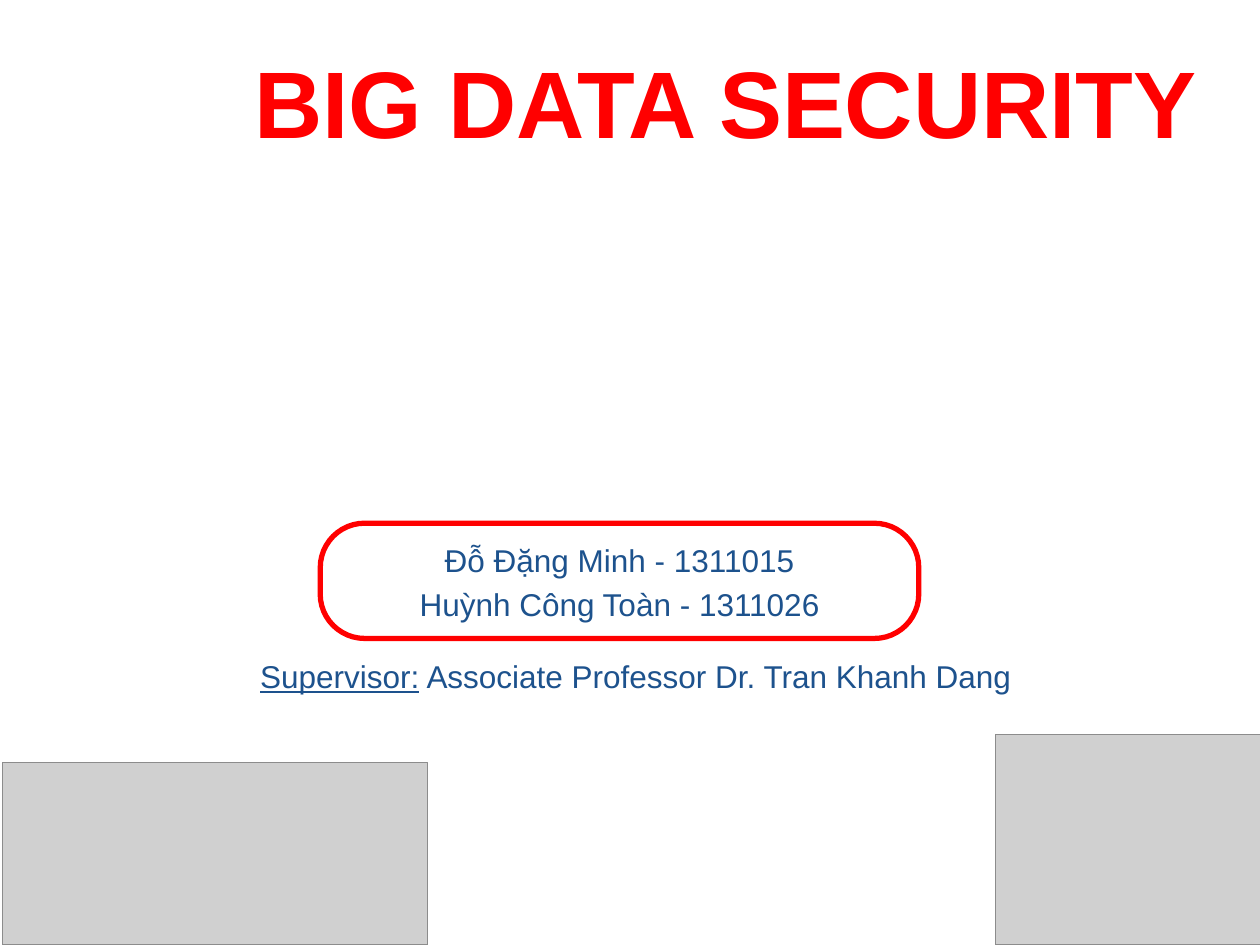
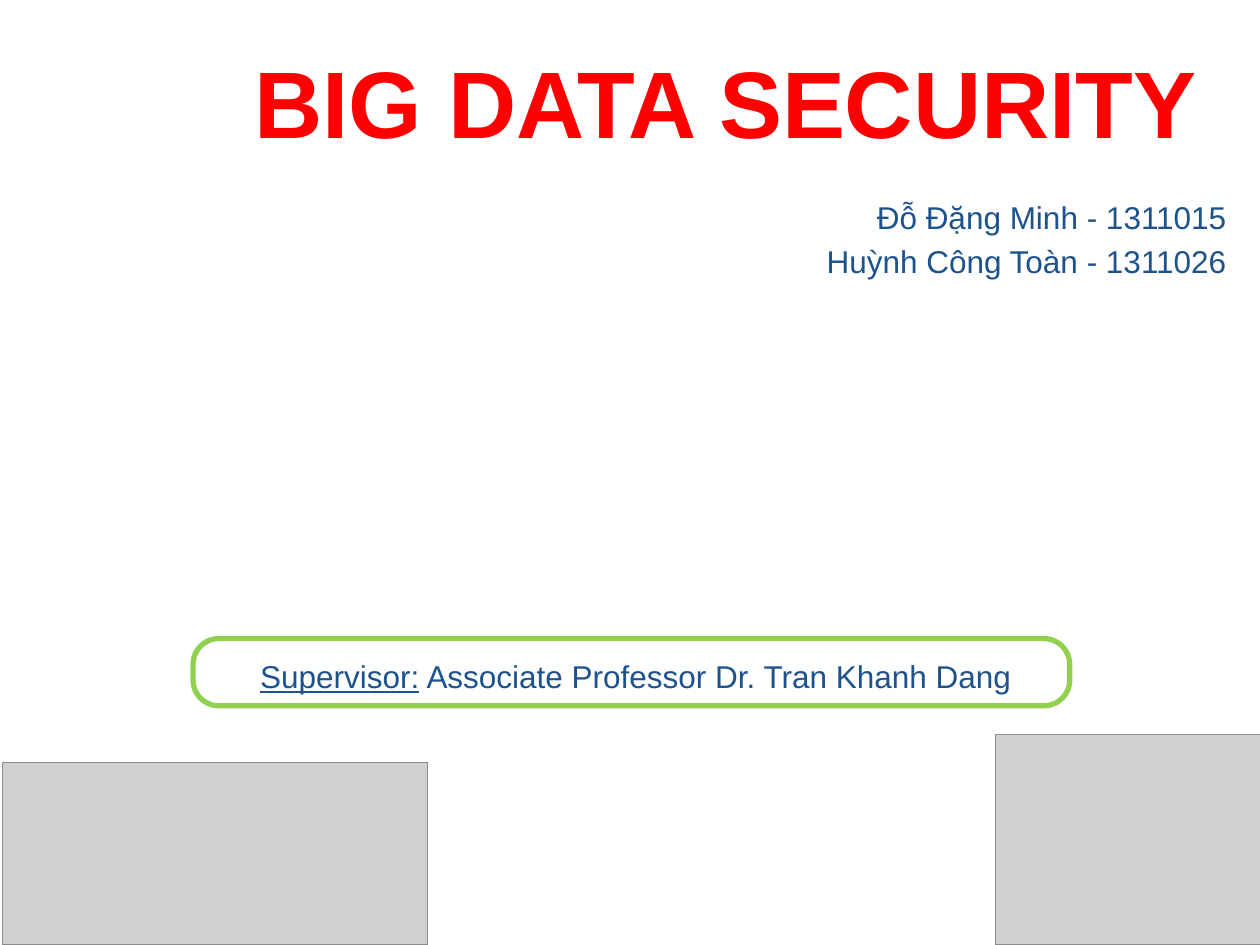
Before and after one commit to Alex7Huynh/iss-g5, a slide deck: slide 1 of Big Data Security/w9_Toan_Minh_Big Data Security.pptx. Drawn at 1260x945 pixels with LibreOffice and Linux fonts; fonts in the diff are those of the drawing; grey boxes stand for pictures; background and template pictures are left out. Boxes give left, top, right and bottom in pixels: in the first picture for what was removed or moved away, otherwise in the second. Text is boxed around its words. In the diff, an @@ line names an element or a change of style, - is before the commit and + after.

Commit message:
Update slide Mobile Security. Update slide & ref of Big Data Security.

```diff
--- a/Big Data Security/w9_Toan_Minh_Big Data Security.pptx
+++ b/Big Data Security/w9_Toan_Minh_Big Data Security.pptx
@@ subtitle "Đỗ Đặng Minh - 1311015": place and size @@
-subtitle "Đỗ Đặng Minh - 1311015" at [420, 547, 819, 622]
+subtitle "Đỗ Đặng Minh - 1311015" at [827, 204, 1226, 279]
@@ subtitle "Đỗ Đặng Minh - 1311015" at [827, 204, 1226, 279]: alignment centre to right @@
@@ rounded rectangle: place and size @@
-rounded rectangle at [320, 523, 919, 638]
+rounded rectangle at [193, 639, 1070, 706]
@@ rounded rectangle at [193, 639, 1070, 706]: outline #FF0000 3 pt to #92D050 3 pt @@
```
Also in this commit, not shown: 2 other slides changed, 2 other files.
